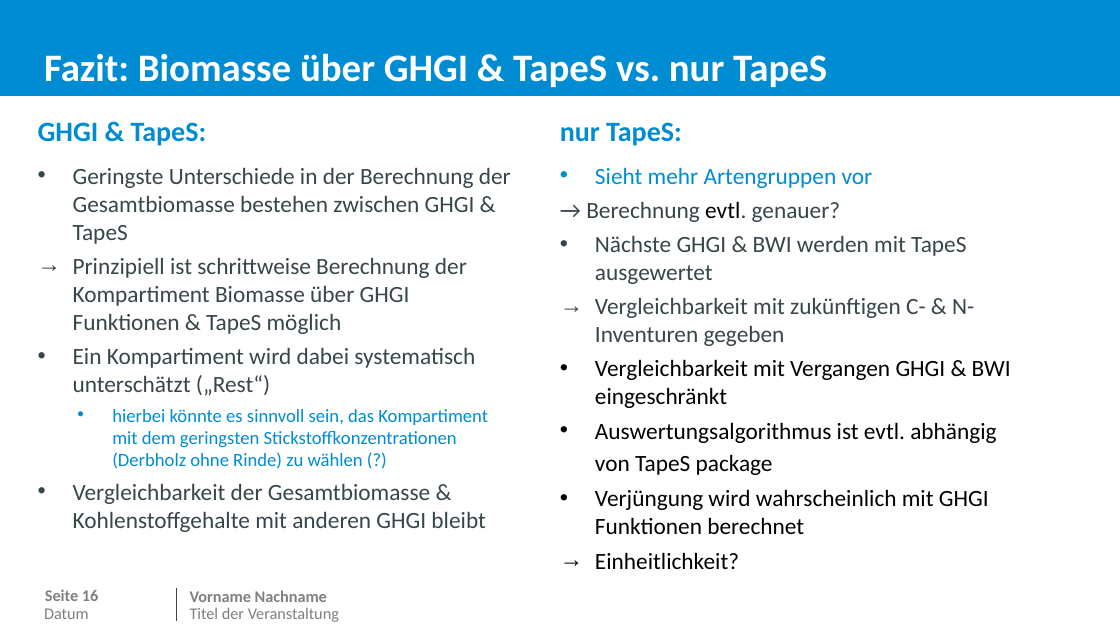
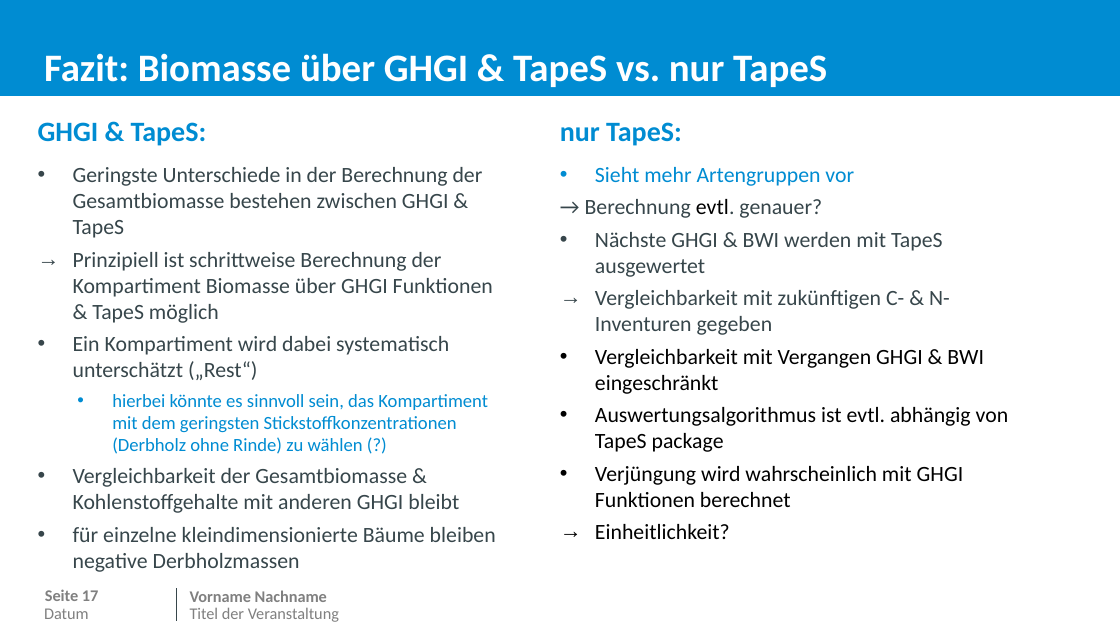
Before and after one commit to JetteGercken/TI_BZE_BE_analysis, a slide deck: slide 18 of info/biomasse_vergleich_MoMoK_BE.pptx (slide 17 before the commit). Drawn at 1120x630 pixels with LibreOffice and Linux fonts; fonts in the diff are those of the drawing; background and template pictures are left out. Boxes give left, top, right and bottom in pixels: in the first picture for what was removed or moved away, otherwise in the second. Text is boxed around its words. In the diff, an @@ line names an element or a change of style, - is before the commit and + after.

```diff
--- a/info/biomasse_vergleich_MoMoK_BE.pptx
+++ b/info/biomasse_vergleich_MoMoK_BE.pptx
@@ text at (73,167,493,513): size 15 to 14 pt in "Geringste Unterschiede in der Berechnung der Gesamtbiomasse ...", "Prinzipiell ist schrittweise Berechnung der Kompartiment Bio ...", "Ein Kompartiment wird dabei systematisch unterschätzt („Rest ...", "Vergleichbarkeit der Gesamtbiomasse & Kohlenstoffgehalte mit ..." @@
@@ text at (585,167,1009,539): size 15 to 14 pt @@
@@ text at (73,527,496,572): paragraph added @@
+• für einzelne kleindimensionierte Bäume bleiben negative Derbholzmassen
@@ page number at (45,589,98,601): text changed @@
-Seite 16
+Seite 17
```
Also in this commit, not shown: 8 other slides changed, 1 slide added, 2 other files.
